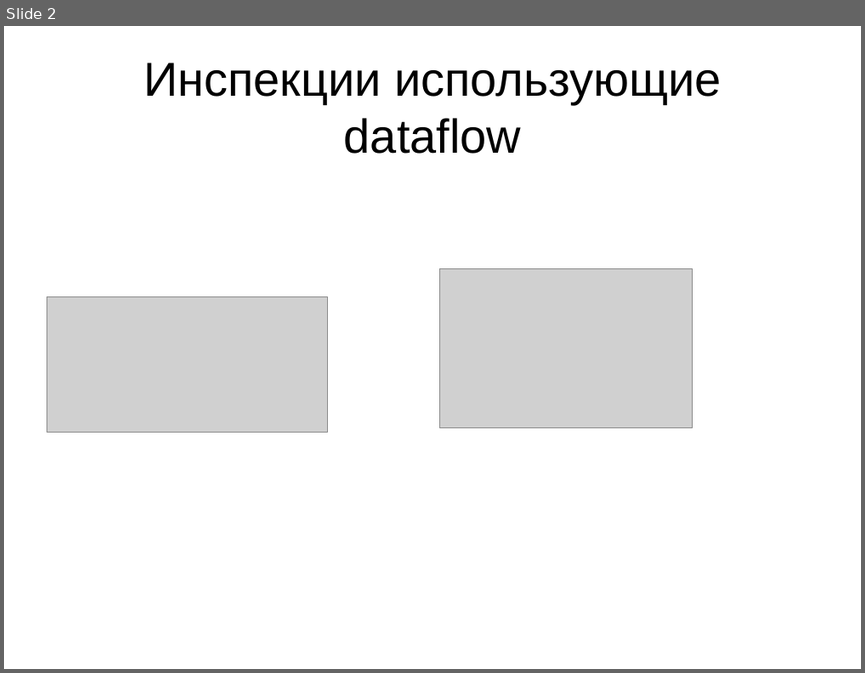
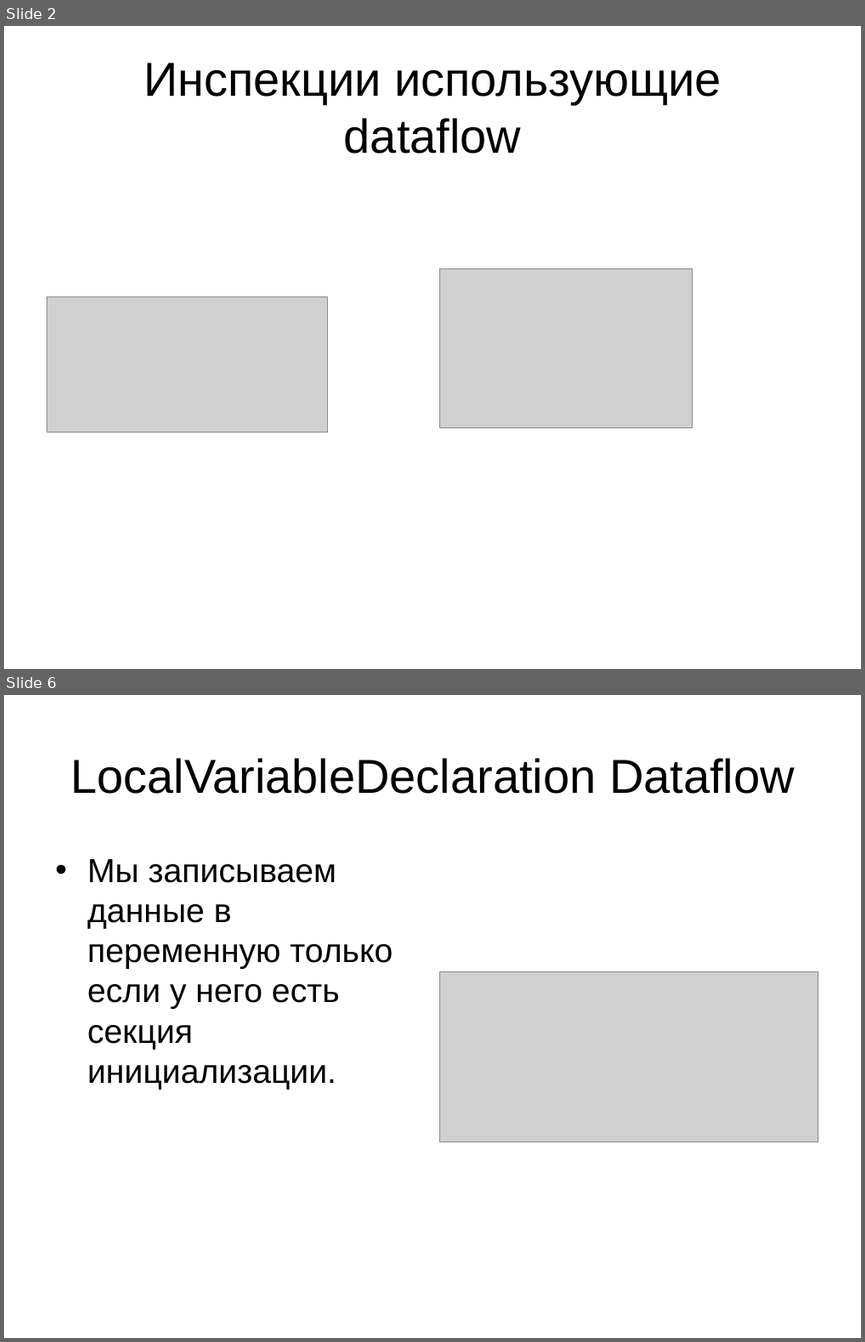
Before and after one commit to mazine/umk, a slide deck: presentations/Dataflow.ppt. Shown one above the other, each under a label of ours: slide 2 before the commit, slides 2 and 6 after it; the slides between them are not shown. The pictures are 865x673 and 865x1342 pixels, drawn with LibreOffice and Linux fonts; fonts in the diff are those of the drawing; grey boxes stand for pictures. Boxes give left, top, right and bottom in pixels: in the first picture for what was removed or moved away, otherwise in the second. Text is boxed around its words. In the diff, an @@ line names an element or a change of style, - is before the commit and + after.

```diff
--- a/presentations/Dataflow.ppt
+++ b/presentations/Dataflow.ppt
@@ slide 6 added at (x1=4, y1=695, x2=861, y2=1338), background #FFFFFF @@
@@ title added at (x1=70, y1=758, x2=794, y2=794), 40 pt, text #000000 @@
+LocalVariableDeclaration Dataflow
@@ text added at (x1=87, y1=859, x2=392, y2=1089), 28 pt, text #000000 @@
+• Мы записываем данные в переменную только если у него есть секция инициализации.
@@ picture added at (x1=439, y1=972, x2=818, y2=1142) @@
```
Also in this commit, not shown: 1 slide changed, 7 other slides added, 1 slide removed, 1 other file.
